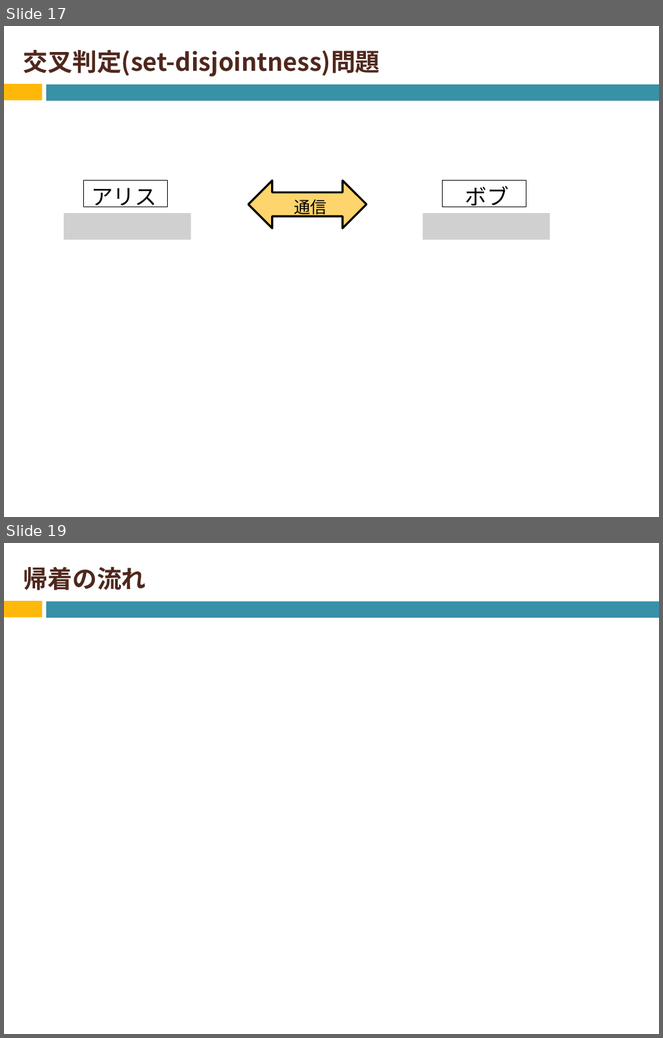
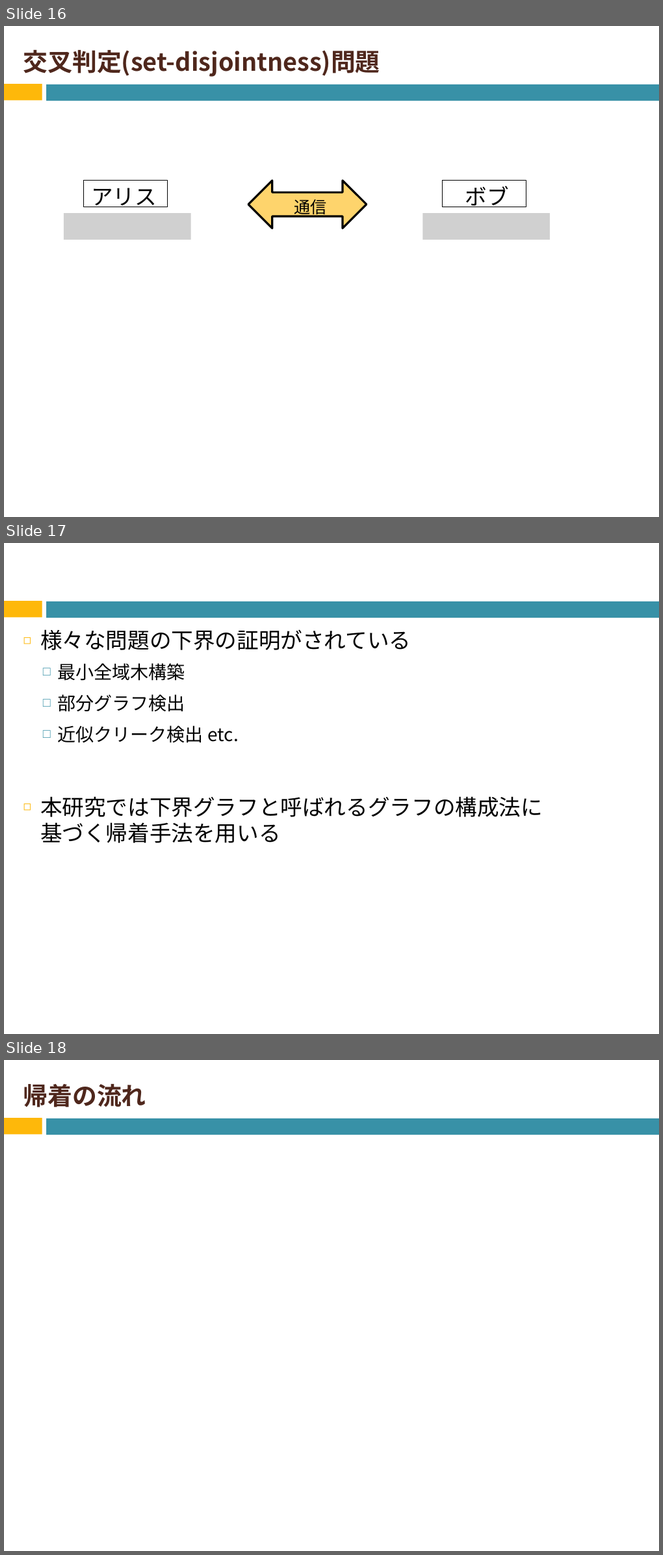
Before and after one commit to Izulabo-nitech/Distributed_Complexity_of_k-Maximal_Independent_Set_Verification, a slide deck: LAsy/LA用発表資料.pptx. Shown one above the other, each under a label of ours: slides 17 and 19 before the commit, slides 16, 17 and 18 after it; the slides between them are not shown. The pictures are 663x1038 and 663x1555 pixels, drawn with LibreOffice and Linux fonts; fonts in the diff are those of the drawing; grey boxes stand for pictures. Boxes give left, top, right and bottom in pixels: in the first picture for what was removed or moved away, otherwise in the second. Text is boxed around its words. In the diff, an @@ line names an element or a change of style, - is before the commit and + after.

```diff
--- a/LAsy/LA用発表資料.pptx
+++ b/LAsy/LA用発表資料.pptx
@@ slide 17 added at <box>4,543,659,1034</box>, background #FFFFFF; not listed: 2 template elements that a slide beside it also shows @@
@@ text added at <box>40,629,543,843</box>, 24 pt, text #000000 @@
+◻ 様々な問題の下界の証明がされている
+  □ 最小全域木構築
+  □ 部分グラフ検出
+  □ 近似クリーク検出 etc.
+◻ 本研究では下界グラフと呼ばれるグラフの構成法に
+  基づく帰着手法を用いる
@@ what was slide 17 is now slide 16 @@
@@ what was slide 19 is now slide 18 @@
```
Also in this commit, not shown: 8 slides changed, 9 other slides added, 3 slides removed.
